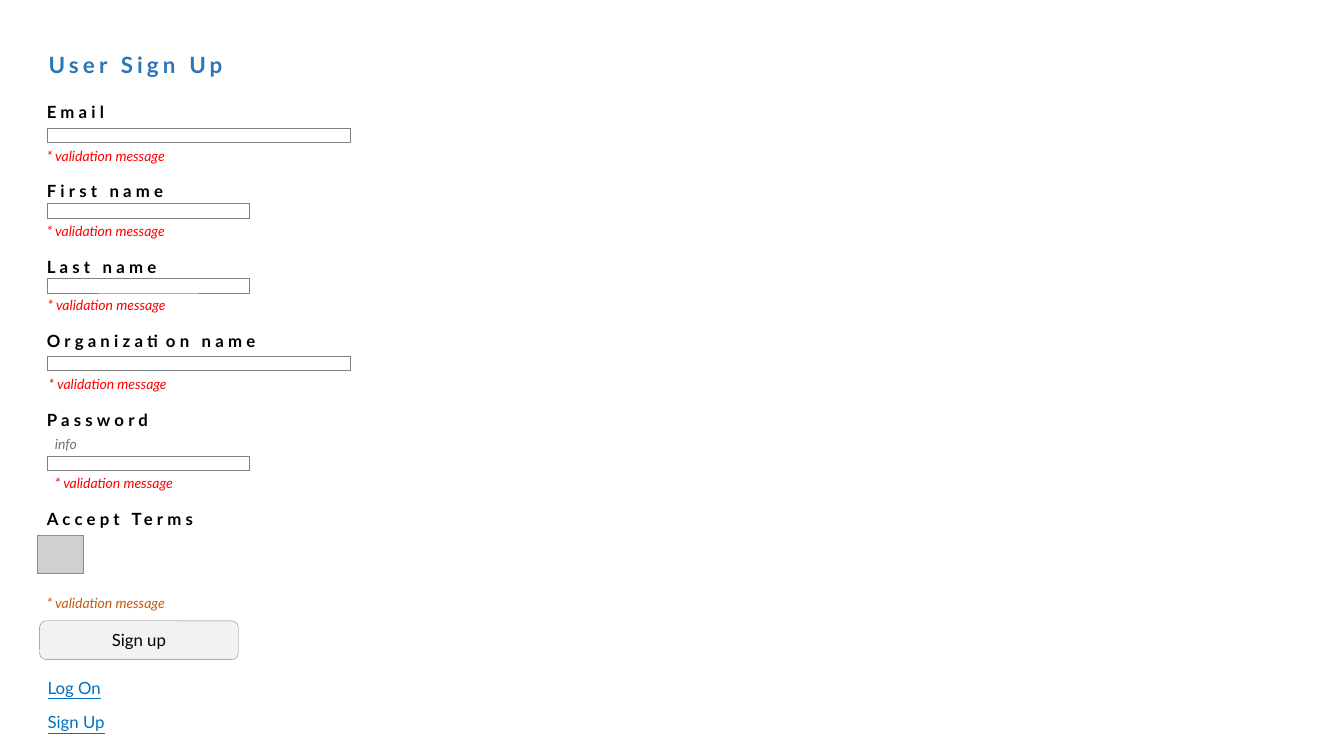
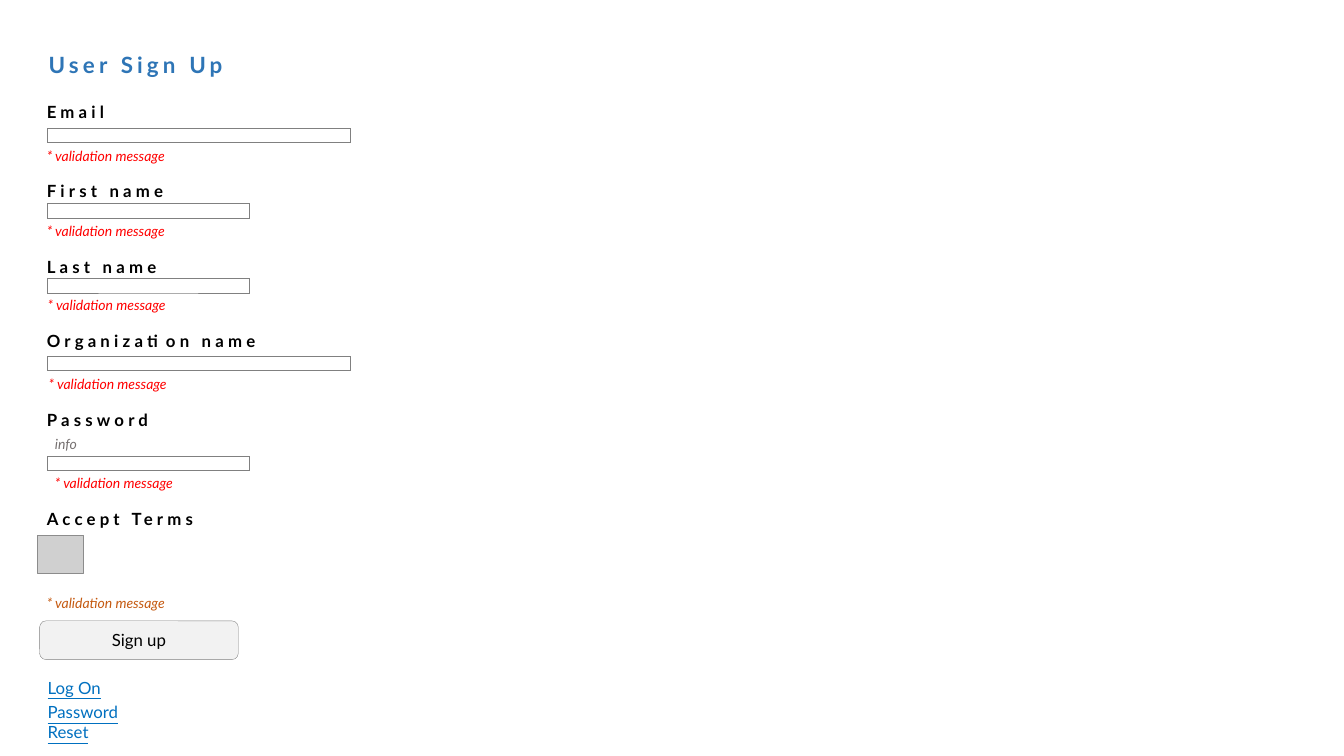
Before and after one commit to anatolia/translation, a slide deck: slide 1 of Doc/Mockups/cheviri-mockups.pptx. Drawn at 1344x756 pixels with LibreOffice and Linux fonts; fonts in the diff are those of the drawing; grey boxes stand for pictures. Boxes give left, top, right and bottom in pixels: in the first picture for what was removed or moved away, otherwise in the second. Text is boxed around its words. In the diff, an @@ line names an element or a change of style, - is before the commit and + after.

Commit message:
updated mockup in ppt

```diff
--- a/Doc/Mockups/cheviri-mockups.pptx
+++ b/Doc/Mockups/cheviri-mockups.pptx
@@ text at box(48, 705, 118, 738): text changed @@
-Sign Up
+Password Reset
```
Also in this commit, not shown: 1 other file.
